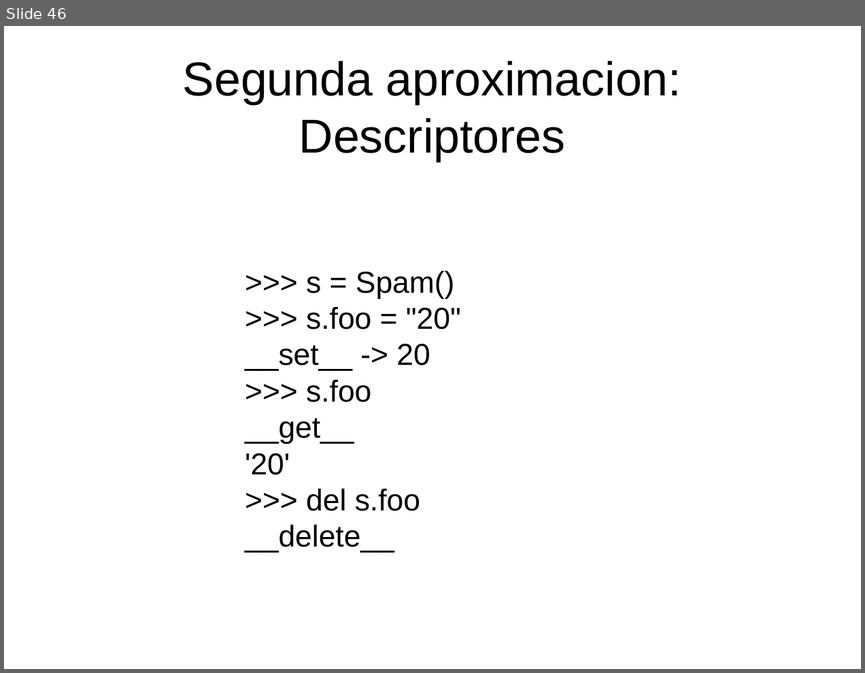
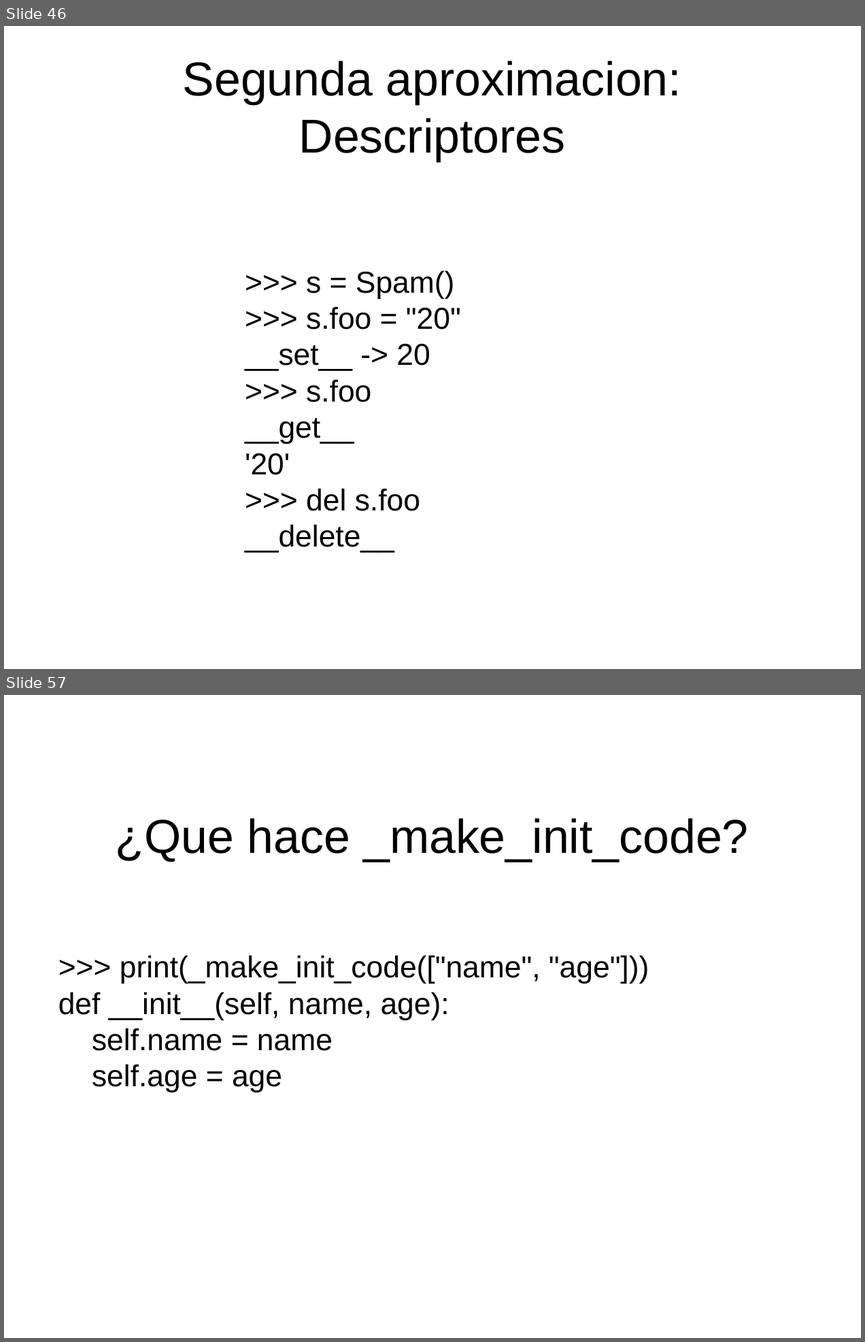
Before and after one commit to niwinz/niwi-slides, a slide deck: meta-py3/slides.odp. Shown one above the other, each under a label of ours: slide 46 before the commit, slides 46 and 57 after it; the slides between them are not shown. The pictures are 865x673 and 865x1342 pixels, drawn with LibreOffice and Linux fonts; fonts in the diff are those of the drawing. Boxes give left, top, right and bottom in pixels: in the first picture for what was removed or moved away, otherwise in the second. Text is boxed around its words. In the diff, an @@ line names an element or a change of style, - is before the commit and + after.

```diff
--- a/meta-py3/slides.odp
+++ b/meta-py3/slides.odp
@@ slide 57 added at [4, 695, 861, 1338], background #FFFFFF @@
@@ title added at [116, 818, 749, 862], 44 pt, text #000000 @@
+¿Que hace _make_init_code?
@@ text added at [58, 955, 649, 1093], 28 pt, text #000000 @@
+>>> print(_make_init_code(["name", "age"]))
+def __init__(self, name, age):
+self.name = name
+self.age = age
```
Also in this commit, not shown: 2 slides changed, 18 other slides added.
